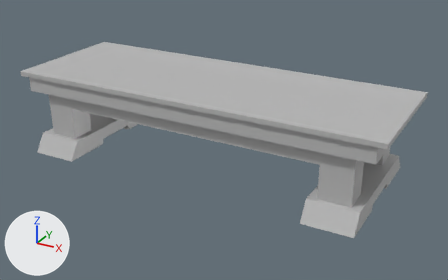
The FBX model GhostMunch/Assets/Meshes/Props/SM_Prop_Table_000.fbx, before and after one commit.
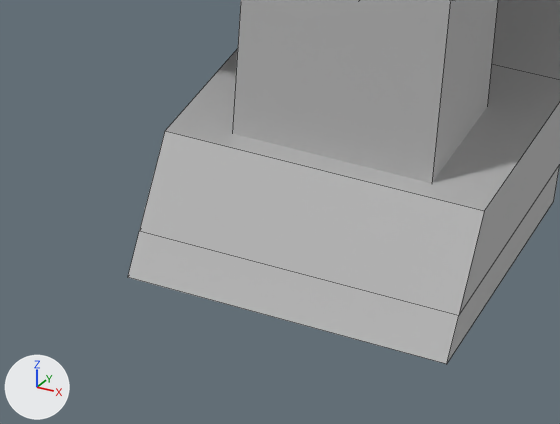
Old and new are each drawn whole from a 50 mm camera at (8.83, -14.0, 3.52) aimed at (5.4, -7.75, 0.4) and again close up on the part from 62% to 83% of the width and 63% to 89% of the height. The lights are fixed; the arrows at lower left show +X, +Y and +Z. The close-ups show mesh edges as thin lines. Where no turn or scale is listed for an object, it has been applied to the vertices.

The first close-up shows 'SM_Table_000'.
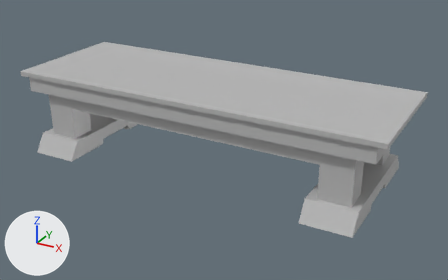
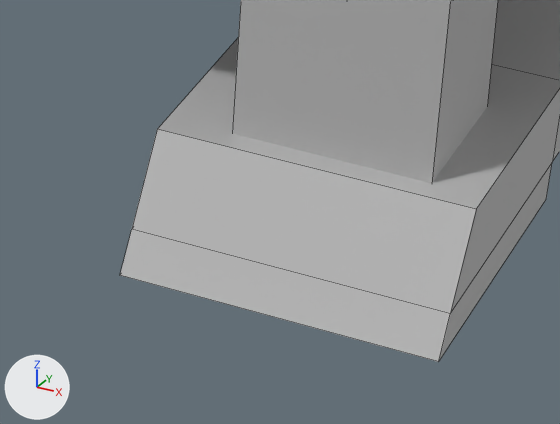
Where the newer file only moved an object's origin or applied its transform, the numbers keep the older frame.

Where the change shows, as pixel boxes [x1, y1, x2, y2] in the close-ups (560 x 424 px):
'SM_Table_000', reshaped: before [128, 0, 560, 364]; after [120, 0, 560, 362]

What the commit changed:
me_mesh has 168 vertices, 166 faces and spans x -2.37..2.37, y -0.92..0.92, z 0.0..1.06.
me_mesh is used by ob_sm_table_000; location (5.246, -7.729, 0.071).
me_mesh part 1: the loose piece of 24 vertices spanning x 1.56..2.15, y -0.92..0.92, z 0.0..0.23 is moved by (-0.01, 0.0, 0.0).
